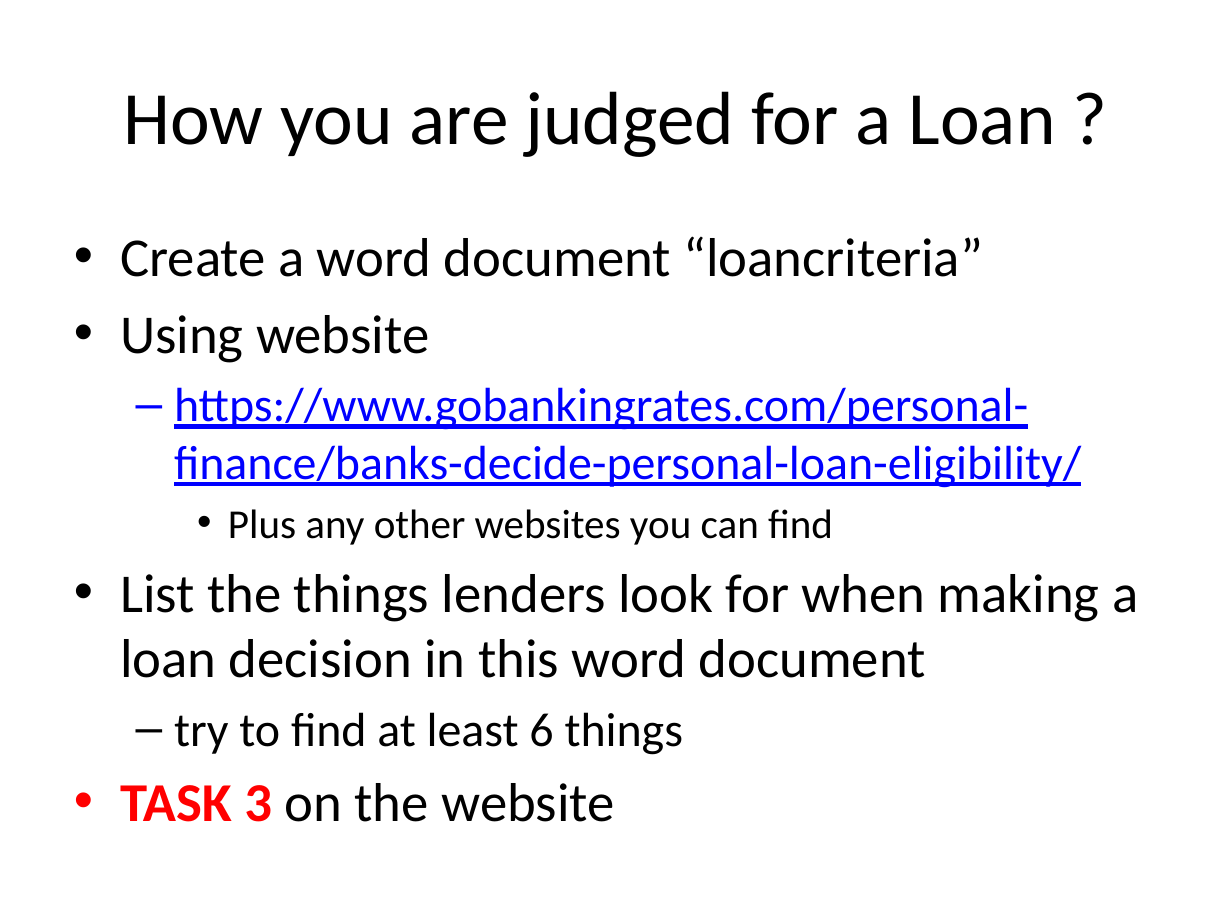
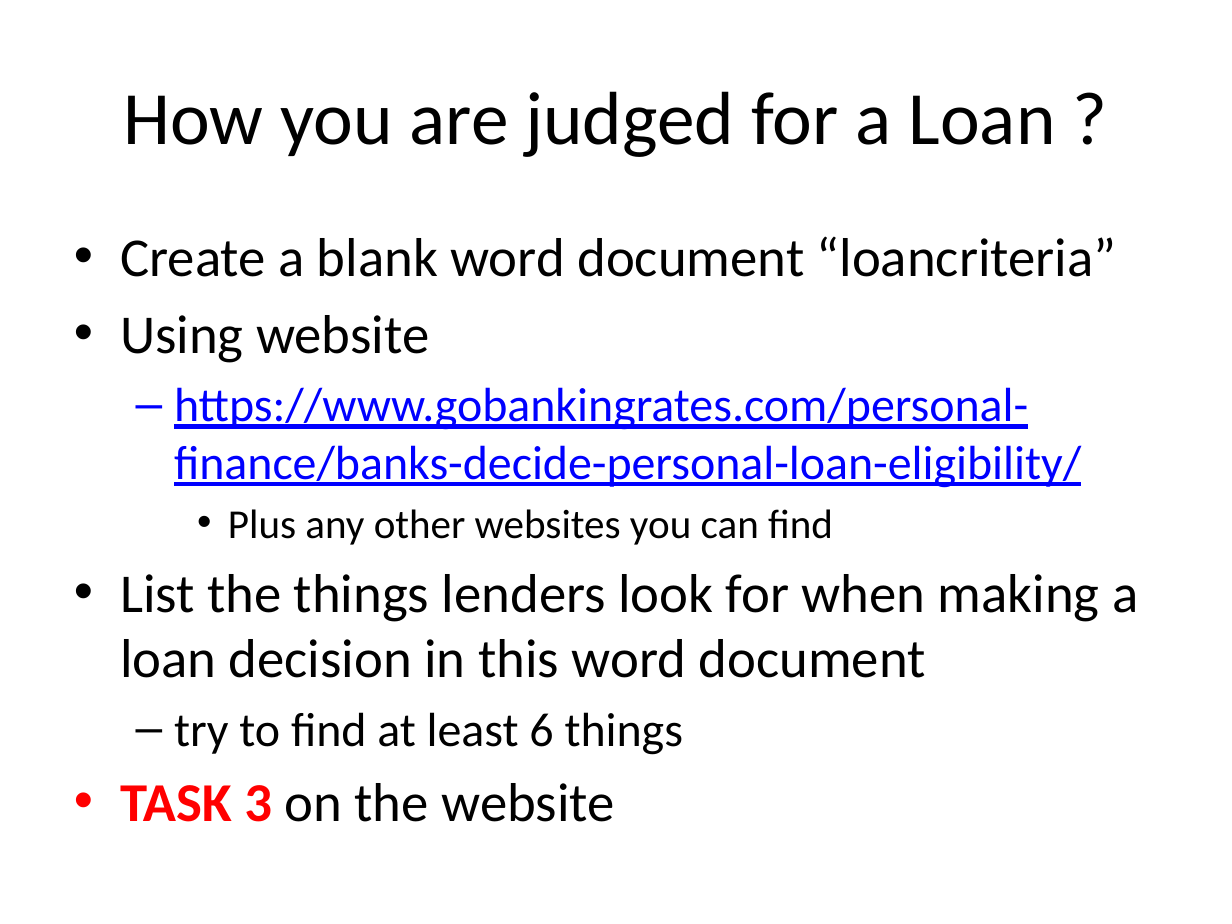
Before and after one commit to paulcockram7/paulcockram7.github.io, a slide deck: slide 18 of 15finance/04 loans.pptx. Drawn at 1232x924 pixels with LibreOffice and Linux fonts; fonts in the diff are those of the drawing. Boxes give left, top, right and bottom in pixels: in the first picture for what was removed or moved away, otherwise in the second. Text is boxed around its words. In the diff, an @@ line names an element or a change of style, - is before the commit and + after.

```diff
--- a/15finance/04 loans.pptx
+++ b/15finance/04 loans.pptx
@@ text at (120,236,1117,277): text changed @@
-• Create a word document “loancriteria”
+• Create a blank word document “loancriteria”
```
Also in this commit, not shown: 8 other files.
